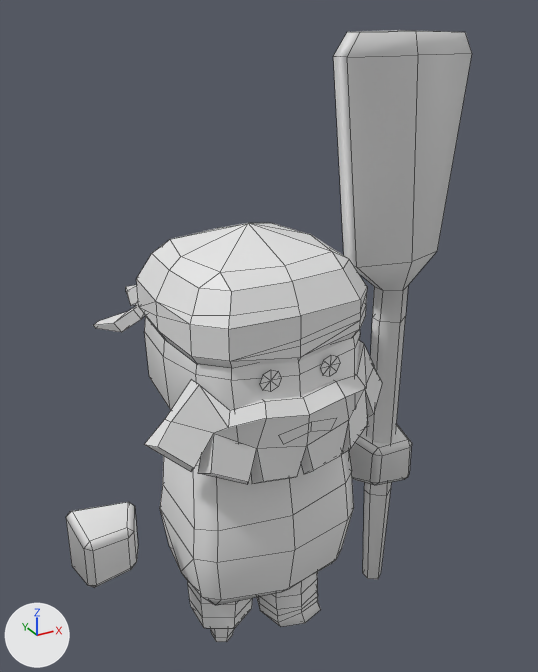
One commit to the FBX model Unity/Assets/Visual/3D/Units/Characters/Sailor.fbx: the scene before it, then after it.
Both versions are drawn from a camera (50 mm lens) standing at (-0.88, -1.68, 1.87) and looking at (0.11, 0.11, 0.97). Every picture has the same lights, and +X, +Y and +Z are marked at lower left. The older version comes first. Mesh edges are drawn as thin lines. Where no turn or scale is listed for an object, it has been applied to the vertices.

In view in the first picture: 'mesh_Sailor'.
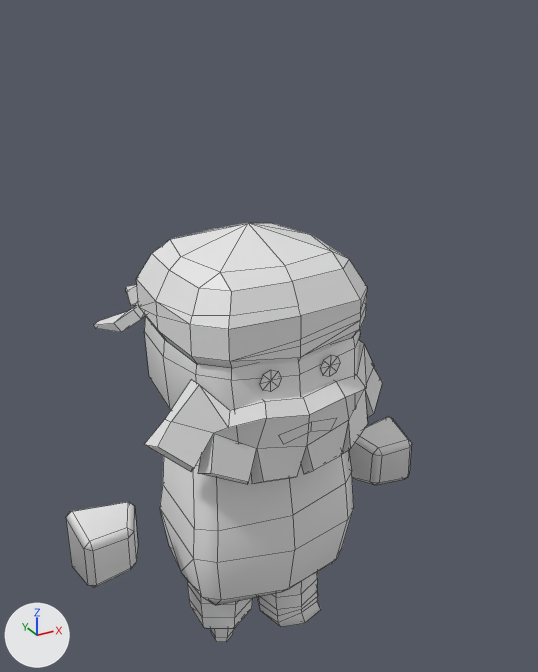
Location of each change, [x1, y1, x2, y2] in pixels of the pictures (538 x 672 px):
'mesh_Sailor', reshaped (15% narrower, 31% shorter): before [66, 30, 472, 642]; after [66, 223, 412, 642]
part 1 of me_mesh_003, deleted: before [333, 30, 472, 579]

The change, as a list of edits to the scene's bpy script:
```text
Change me_mesh_003:
    used by ob_mesh_sailor; location = (0.0, 0.0, 0.0)
    remove me_mesh_003.from_pydata(...)  # 499 vertices, 484 faces; spans x -0.56..0.67, y -0.3..0.51, z 0.0..1.82
    add me_mesh_003.from_pydata(...)  # 457 vertices, 445 faces; spans x -0.56..0.56, y -0.3..0.51, z 0.0..1.36
    me_mesh_003 part 1: the loose piece of 42 vertices spanning x 0.26..0.67, y -0.08..0.09, z 0.01..1.82 is deleted
```
